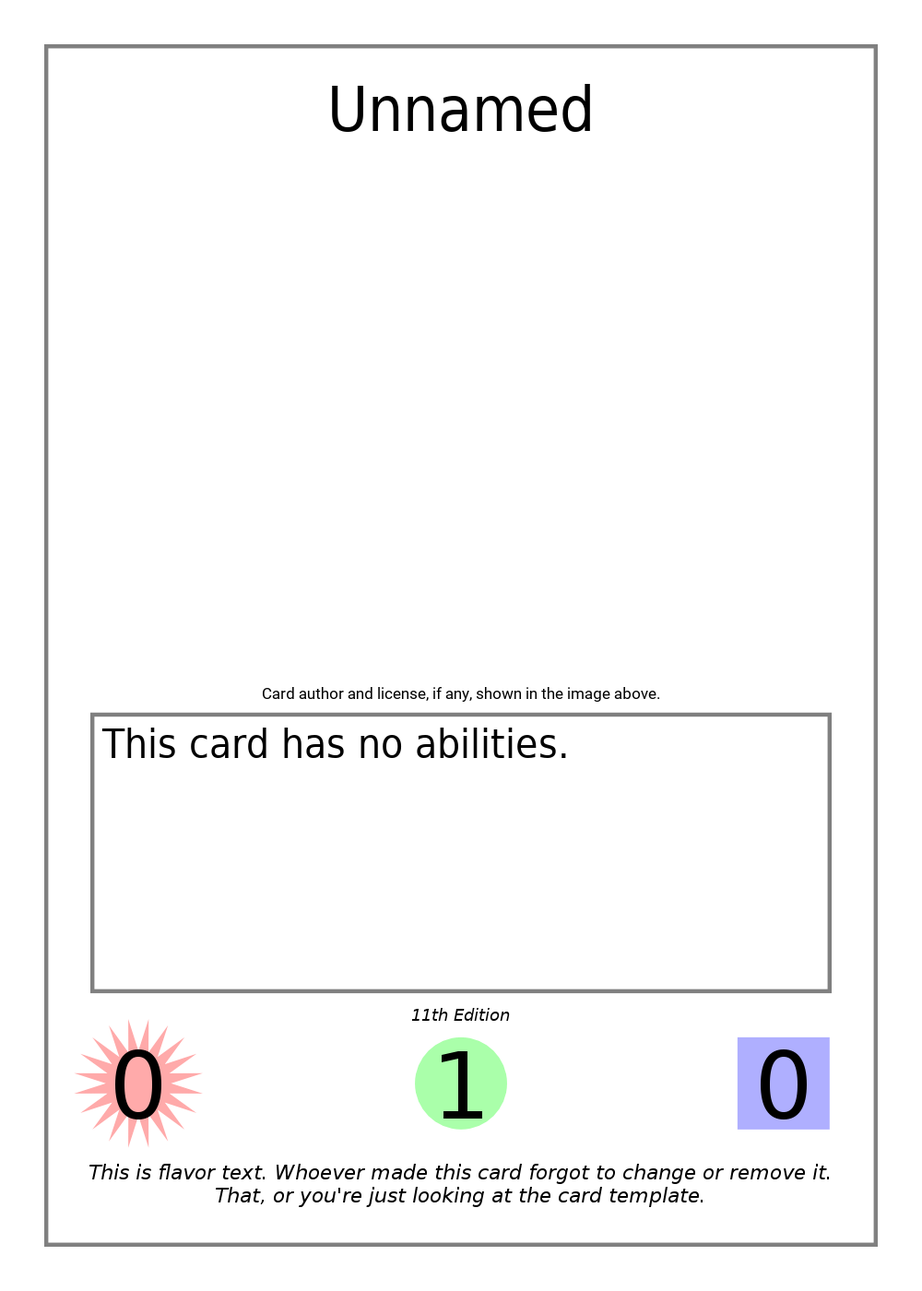
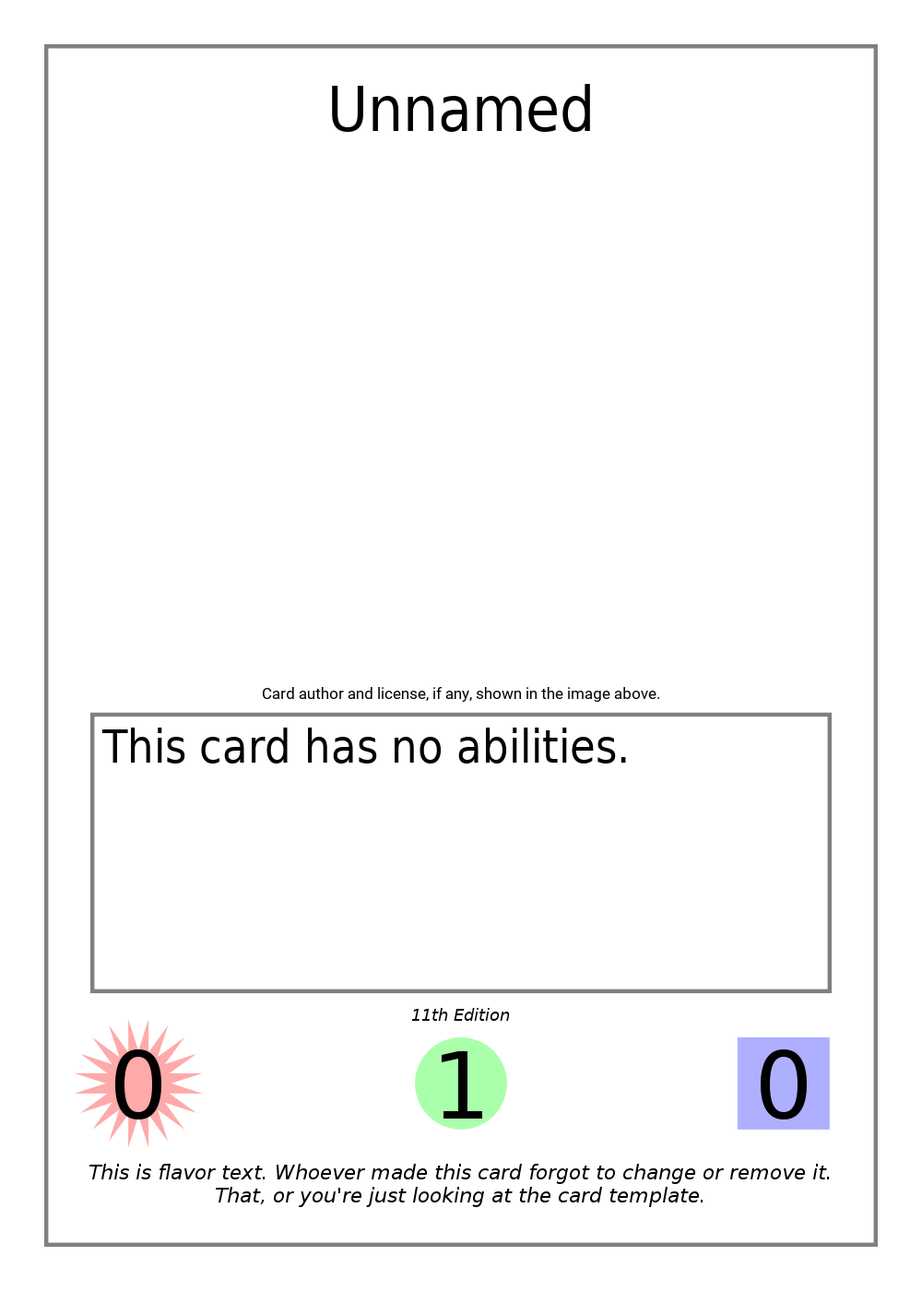
Layered file, before and after one edit (922 × 1291). Changes by layer:
painted on "Effect Text" over [101, 727, 627, 764]
